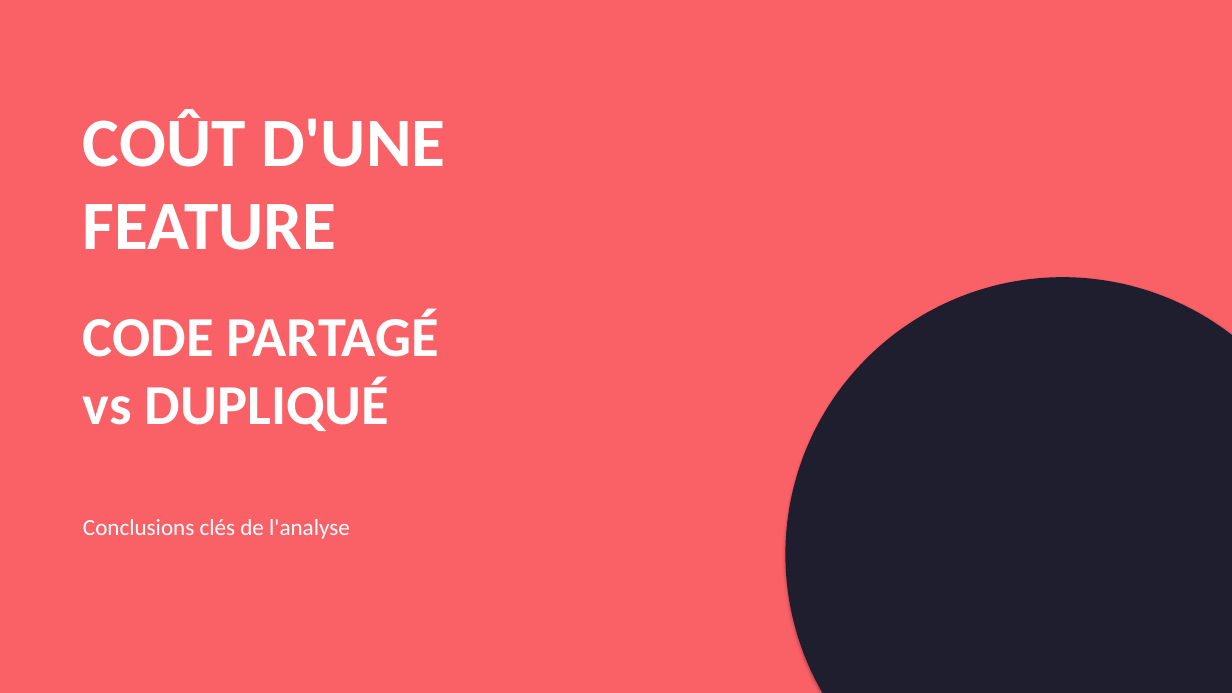
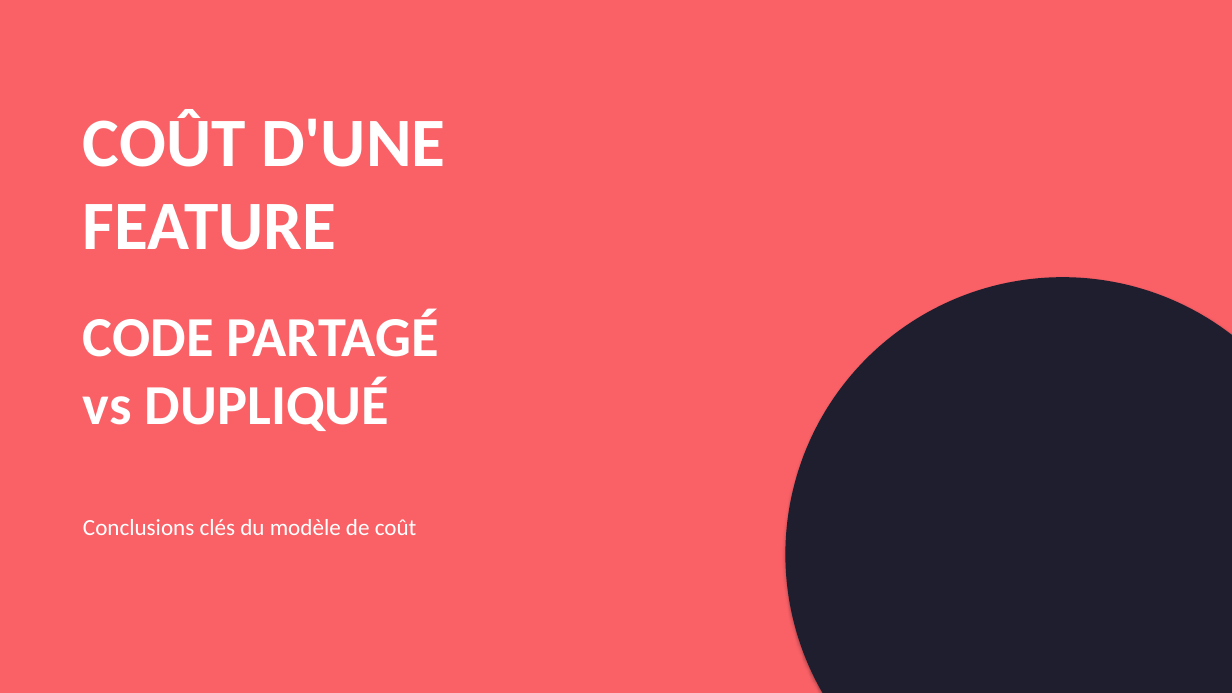
Before and after one commit to xeewi/noMigrationCost, a slide deck: slide 1 of docs/FR/Cout-Feature-Partage-vs-Duplication.pptx. Drawn at 1232x693 pixels with LibreOffice and Linux fonts; fonts in the diff are those of the drawing. Boxes give left, top, right and bottom in pixels: in the first picture for what was removed or moved away, otherwise in the second. Text is boxed around its words. In the diff, an @@ line names an element or a change of style, - is before the commit and + after.

```diff
--- a/docs/FR/Cout-Feature-Partage-vs-Duplication.pptx
+++ b/docs/FR/Cout-Feature-Partage-vs-Duplication.pptx
@@ text at [83,519,417,535]: text changed @@
-Conclusions clés de l'analyse
+Conclusions clés du modèle de coût
```
Also in this commit, not shown: 9 other slides changed, 2 slides added, 2 slides removed, 4 other files.
